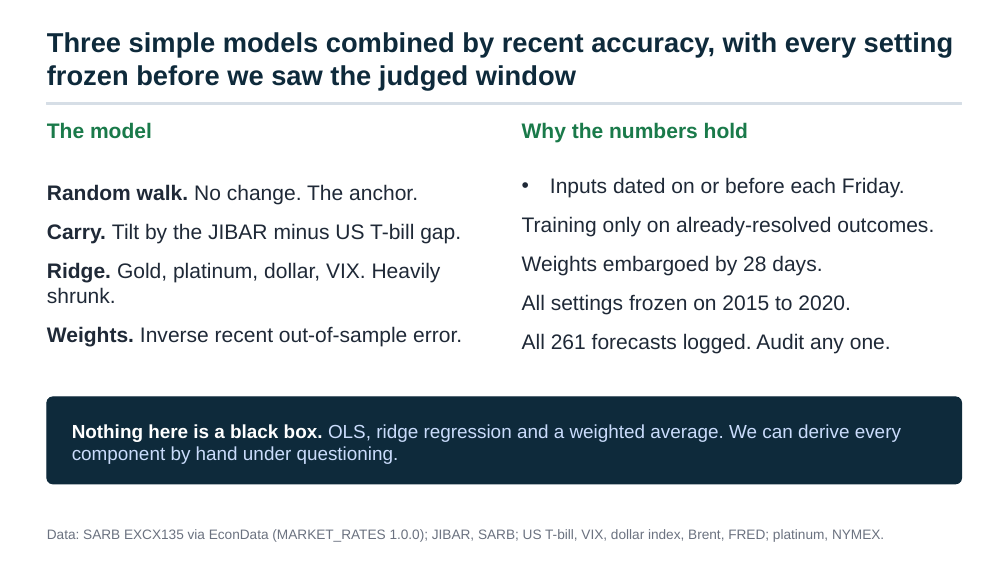
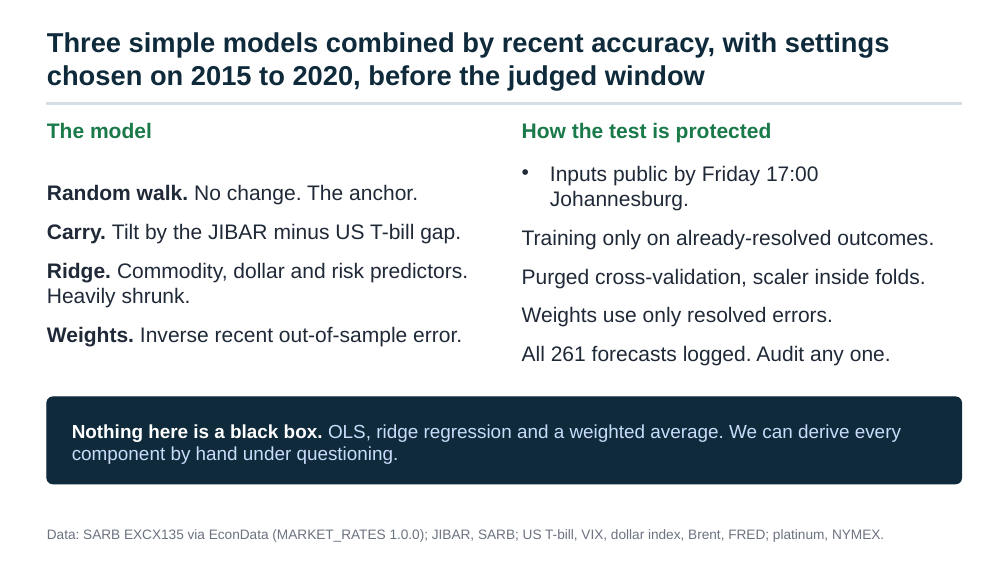
Before and after one commit to Aakashanil67/usdzar-forecasting, a slide deck: slide 3 of reports/presentation.pptx. Drawn at 1008x567 pixels with LibreOffice and Linux fonts; fonts in the diff are those of the drawing. Boxes give left, top, right and bottom in pixels: in the first picture for what was removed or moved away, otherwise in the second. Text is boxed around its words. In the diff, an @@ line names an element or a change of style, - is before the commit and + after.

Commit message:
Generate every quoted number in the docs from the results files and correct the overstated claims
README and METHODOLOGY are now rendered from templates, and the report, deck and notebook read the same keys. Corrects the DM table signs, the M5 attribution, the weight narrative, the covered-parity and AR(1) equilibrium explanations, and the power interpretation, and labels 2021-2025 as exploratory.

```diff
--- a/reports/presentation.pptx
+++ b/reports/presentation.pptx
@@ text at box(47, 32, 890, 90): text changed @@
-Three simple models combined by recent accuracy, with every setting frozen before we saw the judged window
+Three simple models combined by recent accuracy, with settings chosen on 2015 to 2020, before the judged window
@@ text at box(522, 122, 772, 142): text changed @@
-Why the numbers hold
+How the test is protected
@@ text at box(550, 165, 819, 210): text changed @@
-• Inputs dated on or before each Friday.
+• Inputs public by Friday 17:00 Johannesburg.
@@ text at box(47, 262, 468, 307): text changed @@
-Ridge. Gold, platinum, dollar, VIX. Heavily shrunk.
+Ridge. Commodity, dollar and risk predictors. Heavily shrunk.
@@ text at box(522, 268, 925, 327): text changed @@
-Weights embargoed by 28 days.
-All settings frozen on 2015 to 2020.
+Purged cross-validation, scaler inside folds.
+Weights use only resolved errors.
```
Also in this commit, not shown: 13 other slides changed, 1 slide added, 26 other files.
